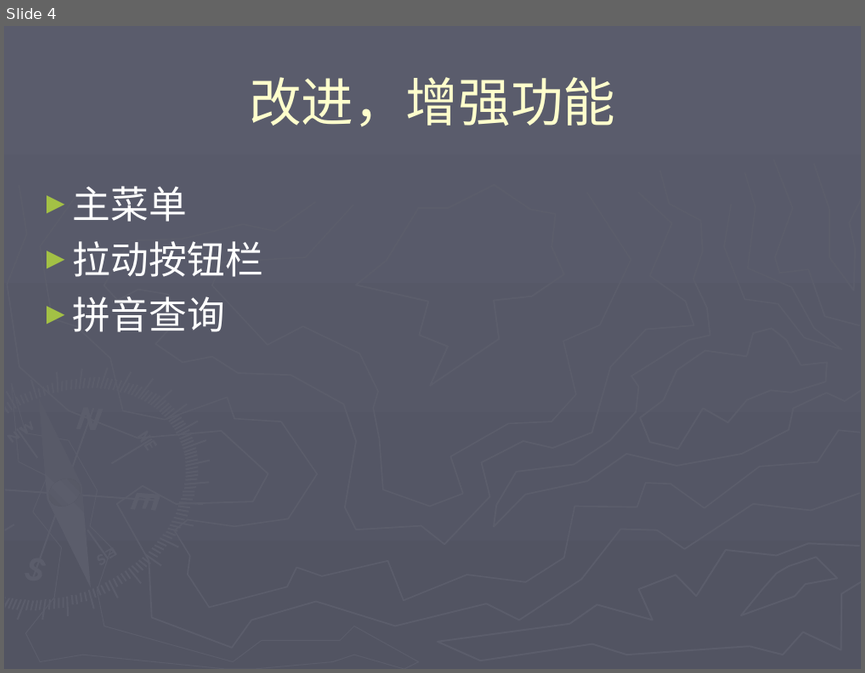
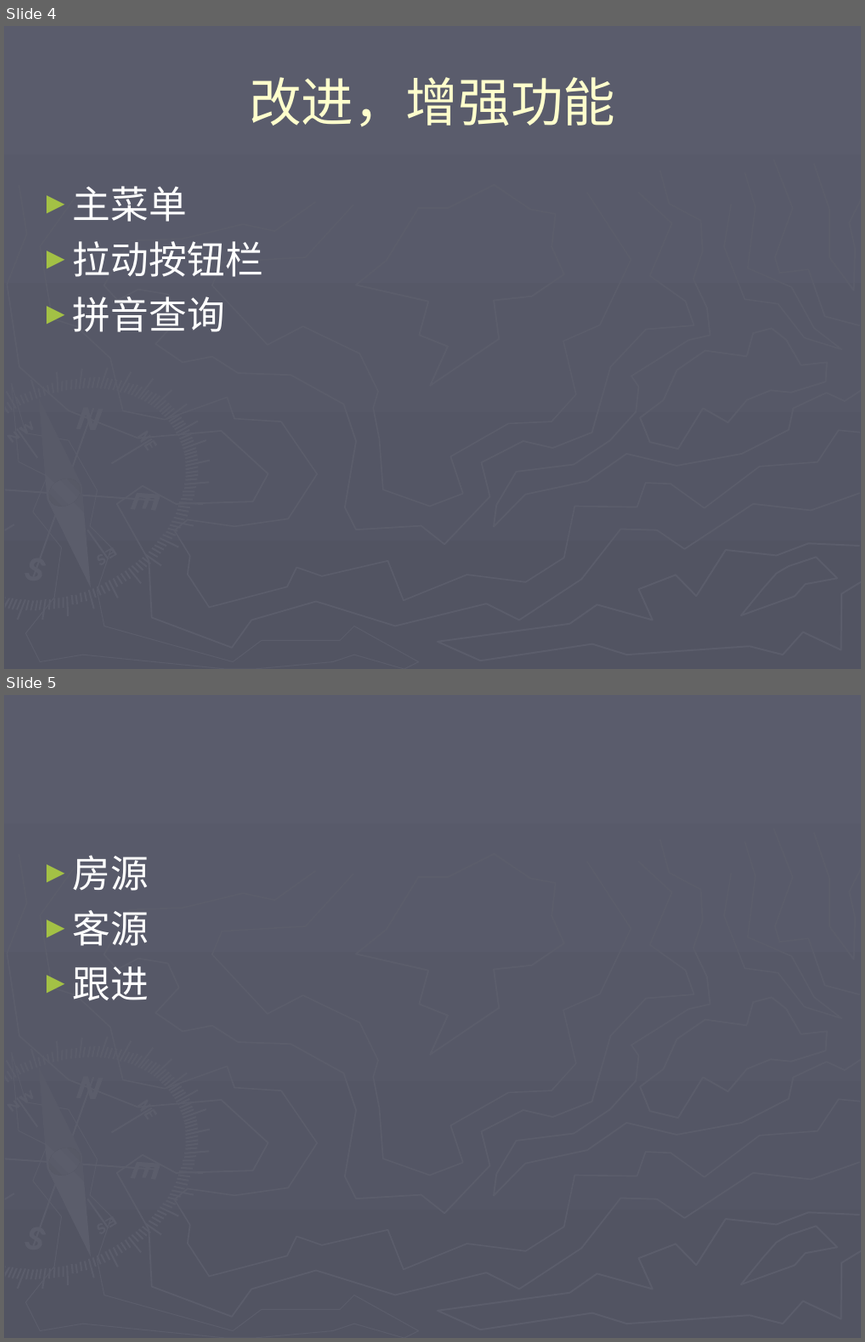
Before and after one commit to honj51/ideacode, a slide deck: doc/房产中介管理/2阶段项目计划.ppt. Shown one above the other, each under a label of ours: slide 4 before the commit, slides 4 and 5 after it. The pictures are 865x673 and 865x1342 pixels, drawn with LibreOffice and Linux fonts; fonts in the diff are those of the drawing. Boxes give left, top, right and bottom in pixels: in the first picture for what was removed or moved away, otherwise in the second. Text is boxed around its words. In the diff, an @@ line names an element or a change of style, - is before the commit and + after.

```diff
--- a/doc/房产中介管理/2阶段项目计划.ppt
+++ b/doc/房产中介管理/2阶段项目计划.ppt
@@ slide 5 added at (x1=4, y1=695, x2=861, y2=1338), background gradient #5A5C6C to #525462; not listed: 148 template elements that a slide beside it also shows @@
@@ text added at (x1=73, y1=855, x2=149, y2=1001), 32 pt, text #FFFFFF @@
+► 房源
+► 客源
+► 跟进
```
Also in this commit, not shown: 1 slide changed, 1 other file.
